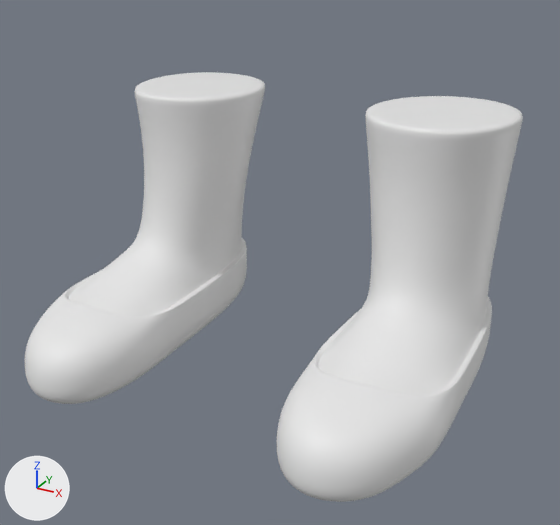
Two versions of the Blender file Attires/Attires_Shoes/Attire_Shoes_BootsBast/BootsBats_HIGHPOLY.blend, one commit apart.
Rendered twice from a 50 mm camera at (0.312, -0.608, 0.375) aimed at (0.016, -0.071, 0.107). Every picture has the same lights, and +X, +Y and +Z are marked at lower left.

Names of what the first picture shows: 'Attire_Shoes_BootsBats_HIGHPOLY'.
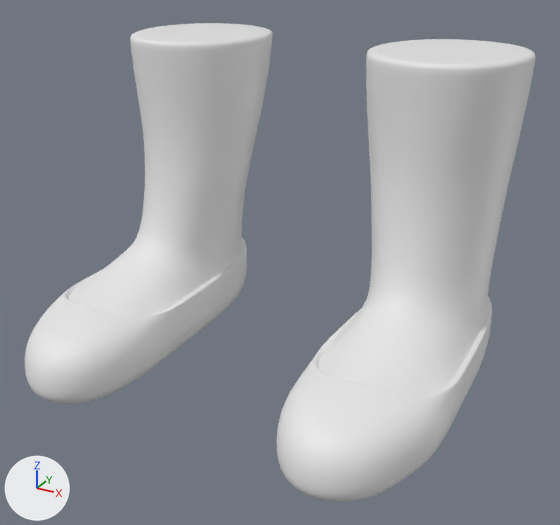
Commit message: Added new Attires

Boxes [x1, y1, x2, y2] around the edits, measured in the pictures (560 x 525 px):
'Attire_Shoes_BootsBats_HIGHPOLY', reshaped (11% taller)
    before: [25, 72, 523, 502]
    after: [25, 23, 536, 502]
part 1 of me_attire_shoes_bootsbats_highpoly, built on
    before: [135, 72, 523, 262]
    after: [130, 23, 536, 262]

Patch to the scene script:
```diff
--- a/Attires/Attires_Shoes/Attire_Shoes_BootsBast/BootsBats_HIGHPOLY.blend.py
+++ b/Attires/Attires_Shoes/Attire_Shoes_BootsBast/BootsBats_HIGHPOLY.blend.py
@@ me_attire_shoes_bootsbats_highpoly @@
 # used by ob_attire_shoes_bootsbats_highpoly; location = (0.0, 0.0, 0.0)
-me_attire_shoes_bootsbats_highpoly.from_pydata(...)  # 312 vertices, 318 faces; spans x 0.054..0.189, y -0.227..0.093, z 0.0..0.231
+me_attire_shoes_bootsbats_highpoly.from_pydata(...)  # 324 vertices, 330 faces; spans x 0.051..0.189, y -0.227..0.104, z 0.0..0.28
+# me_attire_shoes_bootsbats_highpoly part 1
+# 1 vertex is removed from x 0.122, y 0.018, z 0.231
+# 12 faces are deleted
+# 11 vertices in x 0.068..0.18, y -0.047..0.084, z 0.146..0.149 move by (0.0, 0.001, 0.0)
+# 6 vertices in x 0.061..0.182, y -0.053..0.087, z 0.149..0.189 move by (0.0, 0.002, 0.0)
+# 6 vertices in x 0.054..0.186, y -0.051..0.093, z 0.231 move by (0.0, 0.004, 0.0)
+# 5 vertices in x 0.069..0.154, y -0.043..-0.017, z 0.188..0.231 move by (0.0, 0.003, 0.0)
+# 3 vertices in x 0.087..0.176, y -0.016..0.082, z 0.231 move by (0.0, 0.005, 0.0)
+# 5 vertices move from x 0.062..0.175, y -0.008..0.078, z 0.186..0.231 to x 0.064..0.173, y -0.008..0.082, z 0.186..0.232
+# 13 vertices are added at x 0.051..0.188, y -0.05..0.104, z 0.28
+# 24 new faces join them
```
